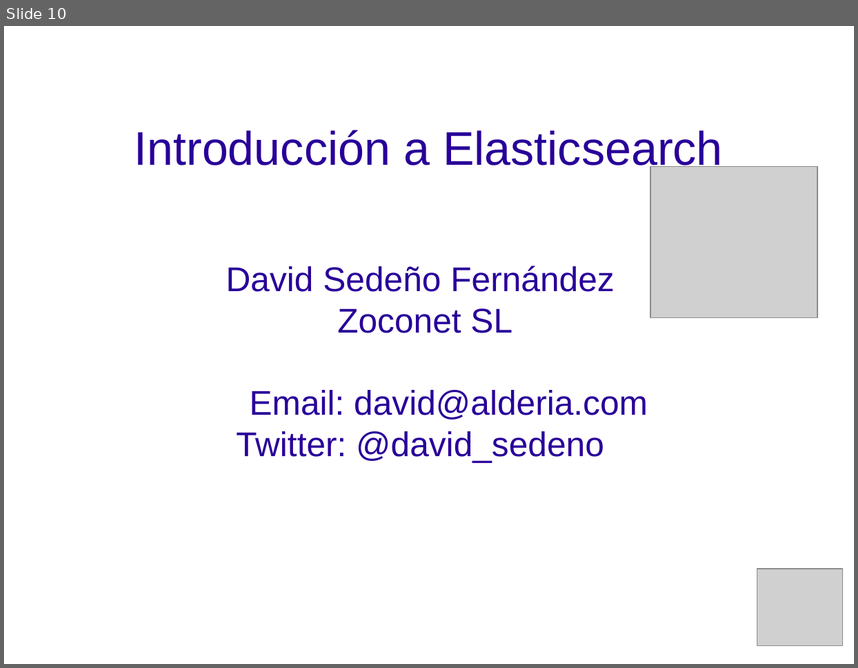
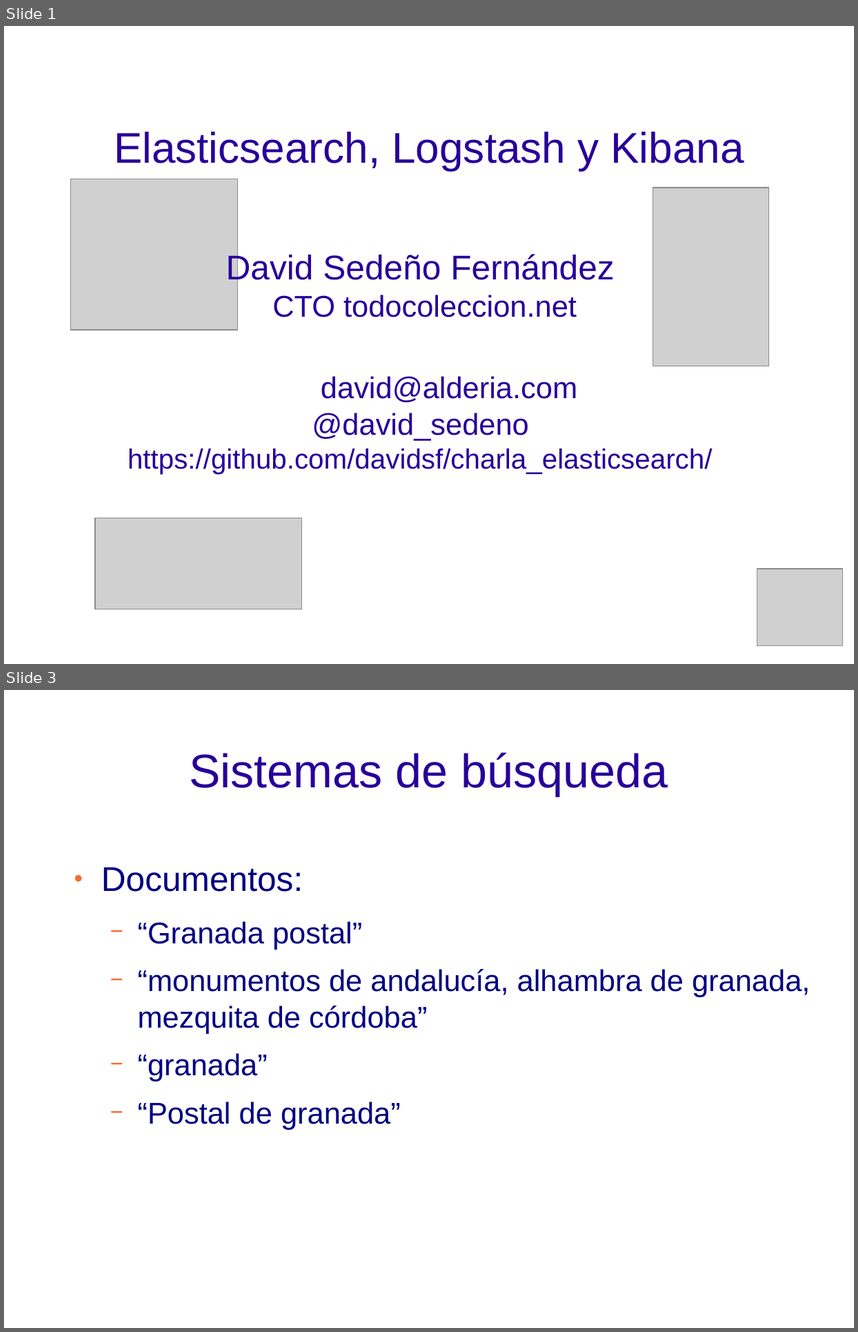
Before and after one commit to davidsf/charla_elasticsearch, a slide deck: elasticsearch.odp. Shown one above the other, each under a label of ours: slide 10 before the commit, slides 1 and 3 after it; the slides between them are not shown. The pictures are 858x668 and 858x1332 pixels, drawn with LibreOffice and Linux fonts; fonts in the diff are those of the drawing; grey boxes stand for pictures; background and template pictures are left out. Boxes give left, top, right and bottom in pixels: in the first picture for what was removed or moved away, otherwise in the second. Text is boxed around its words. In the diff, an @@ line names an element or a change of style, - is before the commit and + after.

```diff
--- a/elasticsearch.odp
+++ b/elasticsearch.odp
@@ slide 3 added at (4, 690, 854, 1328), background picture (left out) @@
@@ title added at (189, 752, 668, 796), 44 pt, text #280099 @@
+Sistemas de búsqueda
@@ text added at (101, 867, 810, 1130), 28 pt, text #000080 @@
+● Documentos:
+  − “Granada postal”
+  − “monumentos de andalucía, alhambra de granada, mezquita de córdoba”
+  − “granada”
+  − “Postal de granada”
@@ what was slide 10 is now slide 1 @@
@@ slide 1 changed as well @@
@@ title at (114, 132, 744, 171): text changed; size 44 to 40 pt @@
-Introducción a Elasticsearch
+Elasticsearch, Logstash y Kibana
@@ picture added at (71, 178, 239, 330) @@
@@ picture: place and size @@
-picture at (651, 166, 819, 318)
+picture at (653, 187, 769, 366)
@@ subtitle at (128, 294, 712, 474): text changed; size 32 to 28 pt @@
-Zoconet SL
-Email: david@alderia.com
-Twitter: @david_sedeno
+CTO todocoleccion.net
+david@alderia.com
+@david_sedeno
+https://github.com/davidsf/charla_elasticsearch/
@@ picture added at (95, 518, 302, 609) @@
```
Also in this commit, not shown: 6 other slides changed, 9 other slides added, 3 slides removed.
